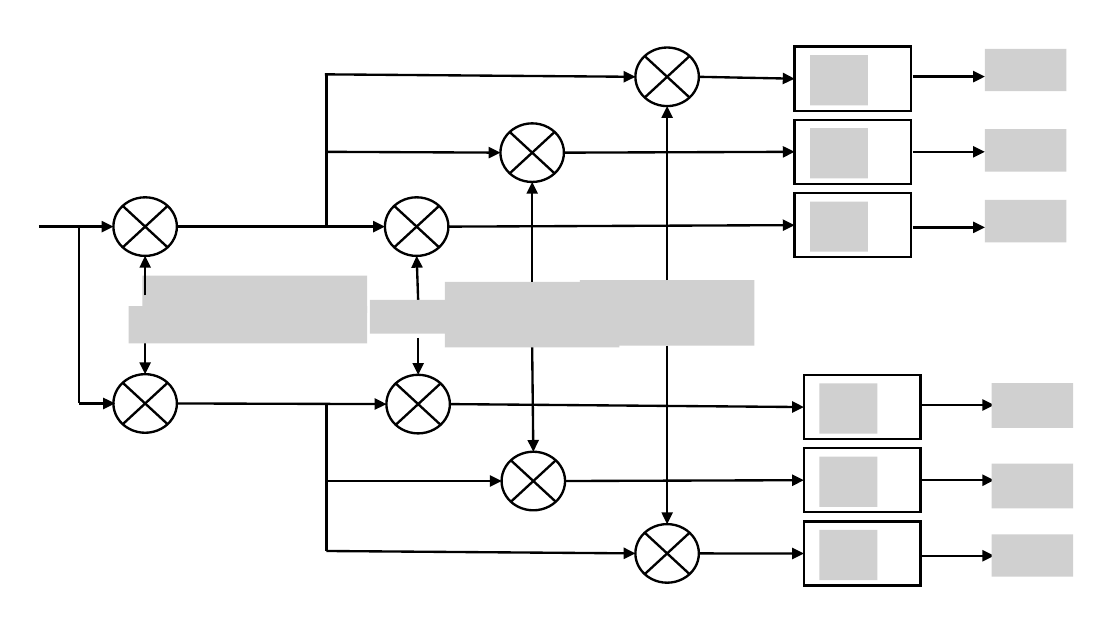
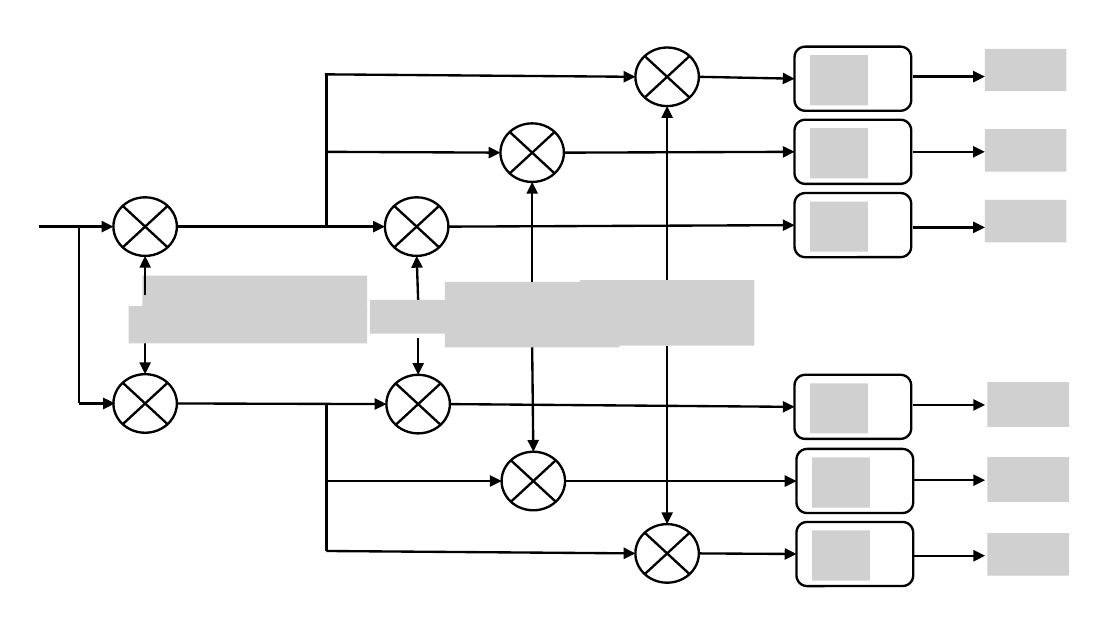
Before and after one commit to BenjiaH/MSc-Project, a slide deck: slide 4 of Final dissertation/_IMAGES/PPT2SVG/PPT2SVG.pptx (slide 2 before the commit). Drawn at 1120x630 pixels with LibreOffice and Linux fonts; fonts in the diff are those of the drawing; grey boxes stand for pictures. Boxes give left, top, right and bottom in pixels: in the first picture for what was removed or moved away, otherwise in the second. Text is boxed around its words. In the diff, an @@ line names an element or a change of style, - is before the commit and + after.

```diff
--- a/Final dissertation/_IMAGES/PPT2SVG/PPT2SVG.pptx
+++ b/Final dissertation/_IMAGES/PPT2SVG/PPT2SVG.pptx
@@ 3 pictures, 3 arrows, 1 rounded rectangle: place and size @@
-3 pictures, 3 arrows, 1 rounded rectangle at (804,375,994,581)
+3 pictures, 3 arrows, 1 rounded rectangle at (795,375,986,581)
@@ rectangle to rounded rectangle in 6 elements at (795,193,912,257), (795,120,912,184), (795,47,912,111), (797,522,913,586), (797,449,913,513), (795,375,912,439) @@
@@ arrow moved from (450, 404) - (804, 408) to (450, 404) - (795, 407) @@
@@ rounded rectangle: place and size @@
-rounded rectangle at (804,448,921,512)
+rounded rectangle at (797,449,913,513)
@@ picture: place and size @@
-picture at (991,464,1073,508)
+picture at (988,457,1070,502)
@@ arrow moved from (565, 481) - (804, 481) to (565, 481) - (797, 481) @@
@@ rounded rectangle: place and size @@
-rounded rectangle at (804,522,921,586)
+rounded rectangle at (797,522,913,586)
@@ arrow moved from (699, 554) - (804, 554) to (699, 554) - (797, 555) @@
```
Also in this commit, not shown: 1 other slide changed, 2 slides added, 7 other files.
